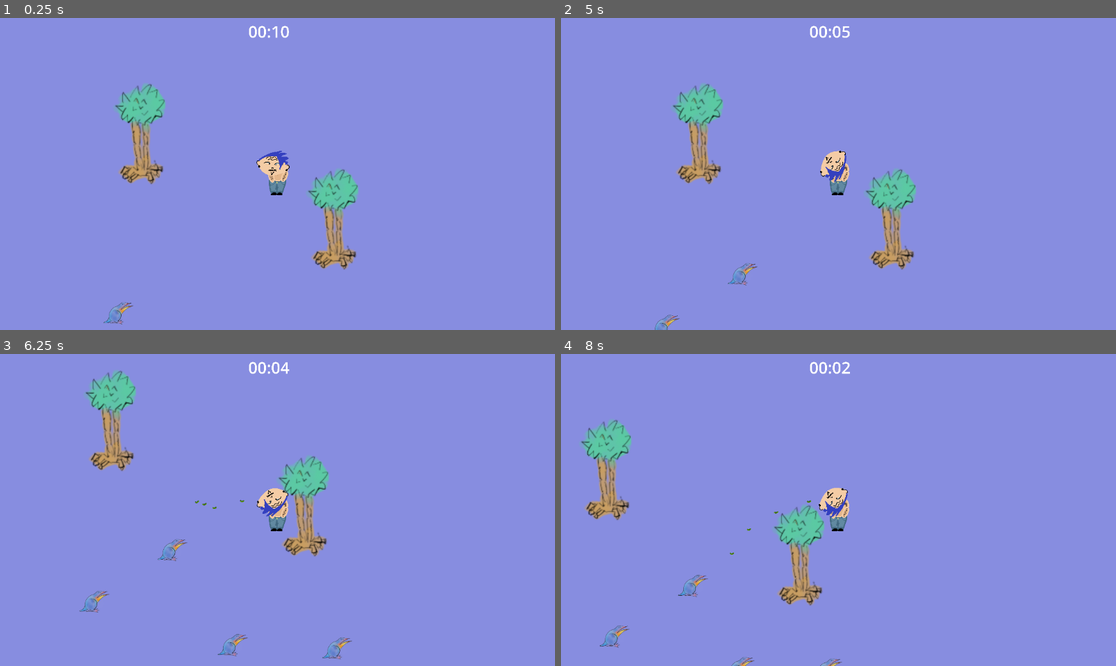
Above: before the commit, frames 1-4 (two rows, left to right).
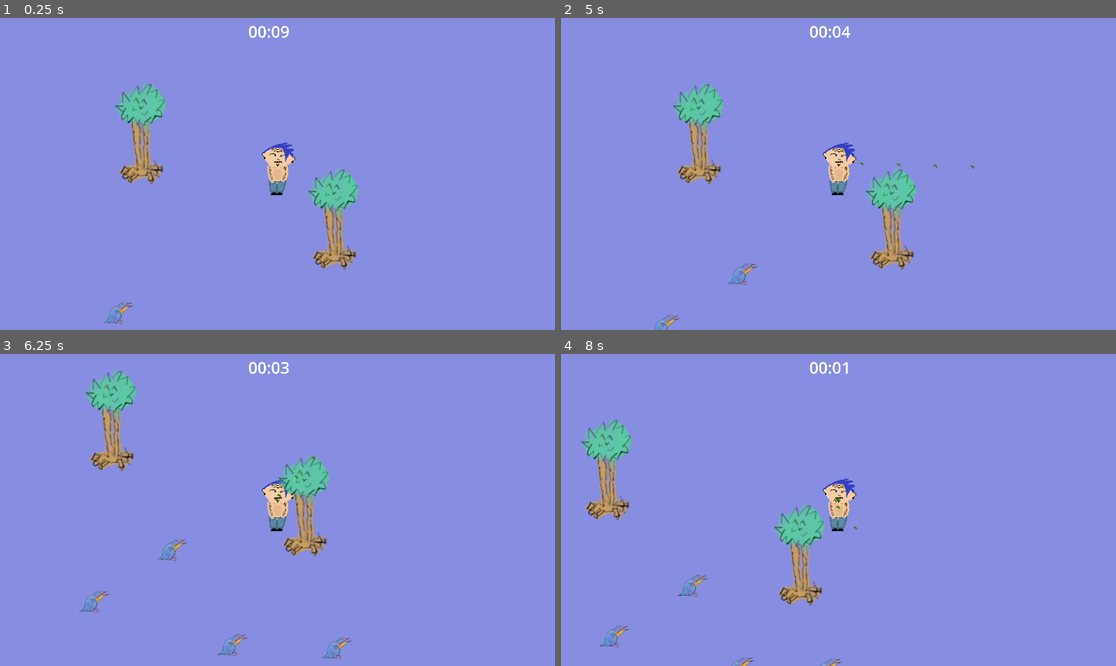
Above: after the commit, the same moments.

Repository: AKHarrison/UtheBomb
Game: Godot game, scene res://Scenes/utb.tscn
Same seed, same stepped clock (60 frames per second), same inputs: the game is played once before the commit and once after it.
Inputs:
- Up to frame 1 (0.25 s): no input
- Up to frame 2 (5 s): hold Right (ui_right) 0.53-1.28 s; hold Down (ui_down) 1.28-2.03 s; hold Right (ui_right) 2.03-2.78 s; hold Up (ui_up) 2.78-3.53 s; hold Left (ui_left) from 3.53 s (still down)
- Up to frame 3 (6.25 s): release Left (ui_left) at 5.03 s; hold Down (ui_down) 5.03-5.78 s; hold Right (ui_right) from 5.78 s (still down)
- Up to frame 4 (8 s): release Right (ui_right) at 6.53 s; hold Up (ui_up) 6.53-7.28 s; hold Right (ui_right) from 7.28 s (still down)

The runs differ from the first frame. In frame 1, 0.5% of the frame differs, in the area x 46-54%, y 2-51%; in frame 2, 0.5%; in frame 3, 0.4%; in frame 4, 0.5%.

Commit message:
Add files via upload

Diff:
--- /dev/null
+++ b/uthebomb/GlobalAutoload.gd
@@ -0,0 +1,10 @@
+extends Node
+
+var timer = Timer.new()
+
+func _ready() -> void:
+	add_child(timer)
+	timer.start(10)
+
+func _process(delta: float) -> void:
+	pass
--- a/uthebomb/Scenes/countdown.tscn
+++ b/uthebomb/Scenes/countdown.tscn
@@ -1,6 +1,6 @@
 [gd_scene load_steps=2 format=3 uid="uid://c2a22ymp85i2b"]
 
-[ext_resource type="Script" path="res://countdown.gd" id="1_lck1h"]
+[ext_resource type="Script" path="res://Scripts/countdown.gd" id="1_lck1h"]
 
 [node name="Countdown" type="Node2D"]
 script = ExtResource("1_lck1h")
@@ -14,3 +14,5 @@
 
 [node name="Timer" type="Timer" parent="."]
 wait_time = 10.552
+
+[connection signal="timeout" from="Timer" to="." method="_on_timer_timeout"]
--- a/uthebomb/Scenes/player.tscn
+++ b/uthebomb/Scenes/player.tscn
@@ -9,36 +9,15 @@
 [ext_resource type="PackedScene" uid="uid://c2a22ymp85i2b" path="res://Scenes/countdown.tscn" id="6_lrlof"]
 
 [sub_resource type="CircleShape2D" id="CircleShape2D_ni0cc"]
-radius = 49.4975
+radius = 102.005
 
 [node name="Player" type="CharacterBody2D"]
 script = ExtResource("1_bjts0")
 
 [node name="Countdown" parent="." instance=ExtResource("6_lrlof")]
 
-[node name="YerDeed" type="CanvasLayer" parent="."]
-unique_name_in_owner = true
-visible = false
-
-[node name="ColorRect" type="ColorRect" parent="YerDeed"]
-offset_left = -3407.0
-offset_top = -1949.0
-offset_right = 3521.0
-offset_bottom = 2044.0
-color = Color(0.815686, 0.184314, 0.176471, 0.27451)
-
-[node name="Label" type="Label" parent="YerDeed"]
-offset_left = -2076.0
-offset_top = -699.0
-offset_right = 2101.0
-offset_bottom = 461.0
-theme_override_colors/font_color = Color(0, 0, 0, 1)
-theme_override_colors/font_shadow_color = Color(0.302882, 0.606729, 0.528912, 1)
-theme_override_colors/font_outline_color = Color(0.925353, 0.925353, 0.925353, 1)
-theme_override_font_sizes/font_size = 851
-text = "YER DEED!"
-
 [node name="CollisionShape2D" type="CollisionShape2D" parent="."]
+position = Vector2(-10, 185)
 shape = SubResource("CircleShape2D_ni0cc")
 
 [node name="Sprite2D" type="Sprite2D" parent="."]
@@ -59,6 +38,37 @@
 scale = Vector2(1.22454, 1.19063)
 zoom = Vector2(0.17, 0.17)
 
+[node name="YerDeed" type="CanvasLayer" parent="Camera2D"]
+unique_name_in_owner = true
+visible = false
+
+[node name="ColorRect" type="ColorRect" parent="Camera2D/YerDeed"]
+offset_left = -3407.0
+offset_top = -1949.0
+offset_right = 3521.0
+offset_bottom = 2044.0
+color = Color(0.815686, 0.184314, 0.176471, 0.658824)
+
+[node name="Label" type="Label" parent="Camera2D/YerDeed"]
+anchors_preset = 8
+anchor_left = 0.5
+anchor_top = 0.5
+anchor_right = 0.5
+anchor_bottom = 0.5
+offset_left = -566.0
+offset_top = -226.0
+offset_right = 861.0
+offset_bottom = 192.0
+grow_horizontal = 2
+grow_vertical = 2
+theme_override_colors/font_color = Color(0, 0, 0, 1)
+theme_override_font_sizes/font_size = 241
+text = "yer DEED!"
+
 [node name="Head2" parent="." instance=ExtResource("6_1sw8n")]
-position = Vector2(-56, -119)
+position = Vector2(12, -220)
 rotation = 0.077468
+
+[node name="Timer" type="Timer" parent="."]
+wait_time = 10.0
+autostart = true
--- a/uthebomb/Scenes/utb.tscn
+++ b/uthebomb/Scenes/utb.tscn
@@ -1,7 +1,7 @@
 [gd_scene load_steps=5 format=3 uid="uid://dg5igh56smjen"]
 
 [ext_resource type="PackedScene" uid="uid://b0mr5w6gbkhup" path="res://Scenes/player.tscn" id="1_g8rec"]
-[ext_resource type="Script" path="res://Scenes/utb.gd" id="1_nv40r"]
+[ext_resource type="Script" path="res://Scripts/utb.gd" id="1_nv40r"]
 [ext_resource type="PackedScene" uid="uid://70gio1amuevr" path="res://Scenes/Flurp.tscn" id="2_lb6ge"]
 [ext_resource type="PackedScene" uid="uid://dsnpaihfcn7gk" path="res://Scenes/trork.tscn" id="3_knhng"]
 
@@ -11,12 +11,33 @@
 [node name="CanvasLayer" type="CanvasLayer" parent="."]
 layer = -1
 
+[node name="ColorRect3" type="ColorRect" parent="CanvasLayer"]
+offset_left = -5235.0
+offset_top = 3554.0
+offset_right = 6330.0
+offset_bottom = 10023.0
+color = Color(0.553259, 0.924384, 0.656682, 1)
+
+[node name="ColorRect2" type="ColorRect" parent="CanvasLayer"]
+offset_left = 6278.0
+offset_top = -2922.0
+offset_right = 17843.0
+offset_bottom = 3547.0
+color = Color(0.485236, 0.707906, 0.963237, 1)
+
 [node name="ColorRect" type="ColorRect" parent="CanvasLayer"]
 offset_left = -5291.0
 offset_top = -2917.0
 offset_right = 6274.0
 offset_bottom = 3552.0
 color = Color(0.52999, 0.554277, 0.877699, 1)
+
+[node name="ColorRect4" type="ColorRect" parent="CanvasLayer"]
+offset_left = 6277.0
+offset_top = 3547.0
+offset_right = 17842.0
+offset_bottom = 10016.0
+color = Color(0.852367, 0.763783, 0.89427, 1)
 
 [node name="player" parent="." instance=ExtResource("1_g8rec")]
 position = Vector2(1784, -1443)
--- a/uthebomb/Scripts/Player/Player.gd
+++ b/uthebomb/Scripts/Player/Player.gd
@@ -8,7 +8,7 @@
 var state_machine = $state_machine
 
 func _ready() -> void:
-
+	GlobalAutoload.timer.timeout.connect(_on_timer_timeout)
 	state_machine.init(self)
 
 func _unhandled_input(event: InputEvent) -> void:
--- a/uthebomb/Scripts/Player/head.gd
+++ b/uthebomb/Scripts/Player/head.gd
@@ -3,13 +3,14 @@
 @onready var timer = $Timer
 
 var is_timer_running = false
-
+var enemies_in_range = get_overlapping_bodies()
 var ammo_types = [
 	preload("res://Scenes/pickle.tscn"),
 	preload("res://Scenes/pinkpickle.tscn")
 ]
 var current_ammo_index = 0
 const AMMO_DAMAGE = 0.5
+
 
 func _input(event):
 	if event.is_action_pressed("ui_fire"):
@@ -26,7 +27,6 @@
 
 
 func _physics_process(delta):
-	var enemies_in_range = get_overlapping_bodies()
 	if enemies_in_range.size() > 0:
 		var target_enemy = enemies_in_range.front()
 		look_at(target_enemy.global_position)
@@ -41,6 +41,7 @@
 	%Mouth.add_child((new_ammo))
 
 
+
 func change_ammo():
 	current_ammo_index = (current_ammo_index + 1) % ammo_types.size()
 
--- /dev/null
+++ b/uthebomb/Scripts/Player/head2.gd
@@ -0,0 +1,7 @@
+extends Area2D
+
+func _physics_process(delta: float) -> void:
+	var enemies_in_range = get_overlapping_bodies()
+	if enemies_in_range.size() > 0:
+		var target_enemy = enemies_in_range.front()
+		look_at(target_enemy.global_position)
--- /dev/null
+++ b/uthebomb/Scripts/countdown.gd
@@ -0,0 +1,15 @@
+extends Node
+
+@onready var label = $Label
+
+func _ready():
+	GlobalAutoload.timer.timeout.connect(time_left_to_live)
+
+func time_left_to_live():
+	var time_left = GlobalAutoload.timer.time_left
+	var minute = floor(time_left / 60)
+	var second = int(time_left) % 60
+	return [minute, second]
+
+func _process(delta: float) -> void:
+	label.text = "%02d:%02d" % time_left_to_live()
--- /dev/null
+++ b/uthebomb/Scripts/utb.gd
@@ -0,0 +1,9 @@
+extends Node2D
+
+var global_timer
+
+func _ready():
+	global_timer = $Timer
+
+func _on_timer_timeout():
+	get_tree().paused = true
--- a/uthebomb/project.godot
+++ b/uthebomb/project.godot
@@ -14,6 +14,10 @@
 run/main_scene="res://Scenes/utb.tscn"
 config/features=PackedStringArray("4.3", "GL Compatibility")
 config/icon="res://icon.png"
+
+[autoload]
+
+GlobalAutoload="*res://GlobalAutoload.gd"
 
 [input]
 
